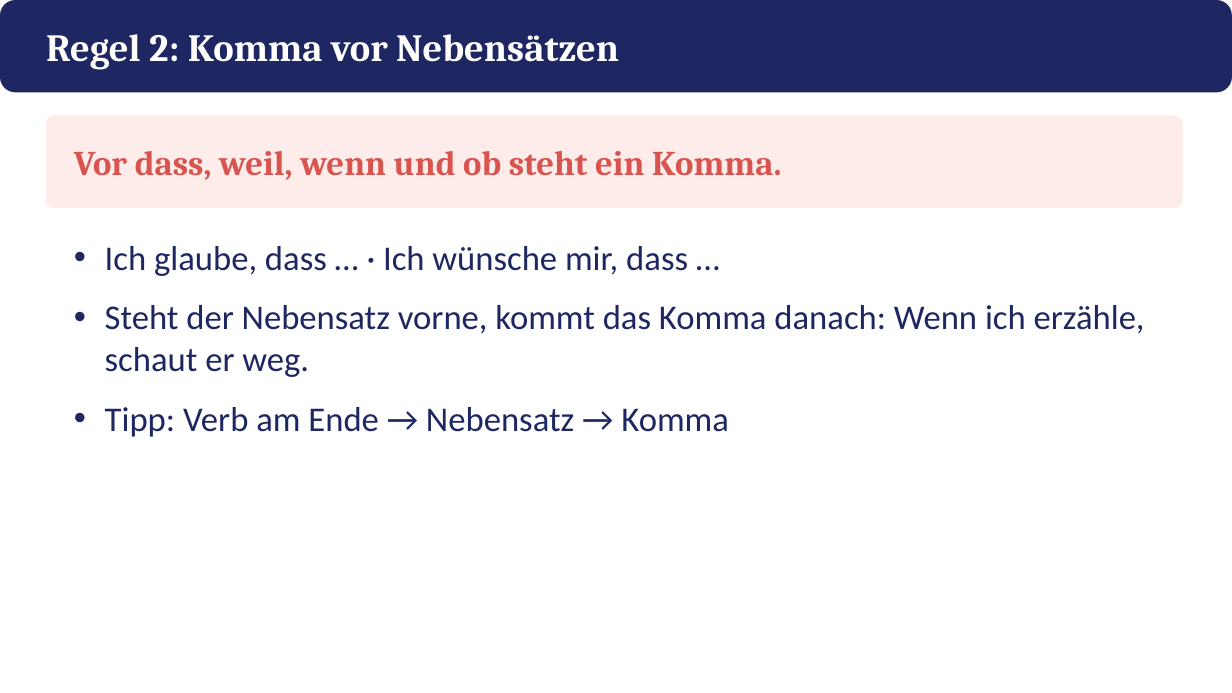
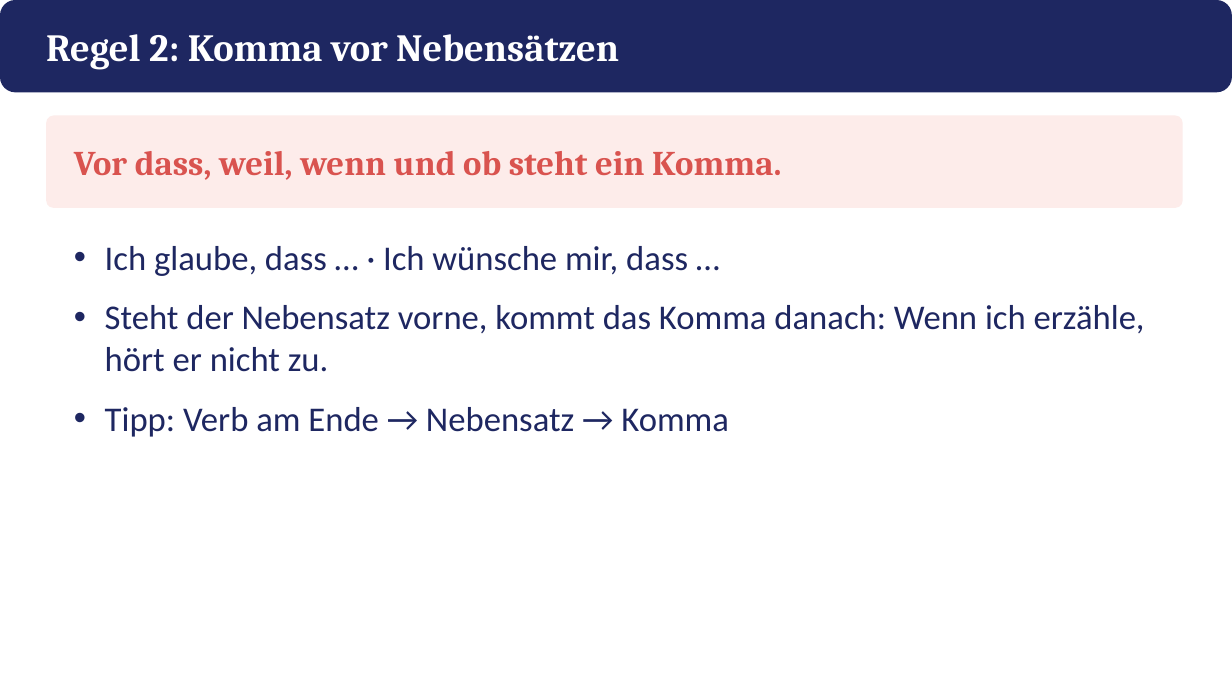
Before and after one commit to golzkonstantin-gif/Schule, a slide deck: slide 3 of Deutsch_11/Kafka_Appell/Praesentation_Kafkas_Appell.pptx. Drawn at 1232x693 pixels with LibreOffice and Linux fonts; fonts in the diff are those of the drawing. Boxes give left, top, right and bottom in pixels: in the first picture for what was removed or moved away, otherwise in the second. Text is boxed around its words. In the diff, an @@ line names an element or a change of style, - is before the commit and + after.

```diff
--- a/Deutsch_11/Kafka_Appell/Praesentation_Kafkas_Appell.pptx
+++ b/Deutsch_11/Kafka_Appell/Praesentation_Kafkas_Appell.pptx
@@ text at [105, 305, 1145, 372]: text changed @@
-• Steht der Nebensatz vorne, kommt das Komma danach: Wenn ich erzähle, schaut er weg.
+• Steht der Nebensatz vorne, kommt das Komma danach: Wenn ich erzähle, hört er nicht zu.
```
Also in this commit, not shown: 5 other slides changed, 12 slides added, 10 slides removed, 17 other files.
